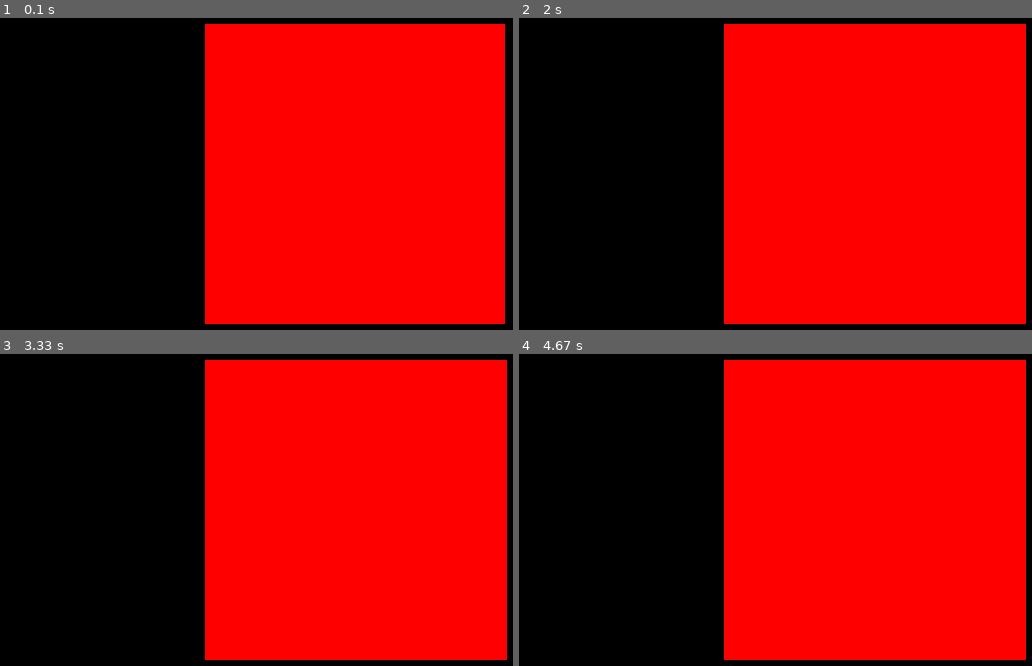
Above: before the commit, frames 1-4 (two rows, left to right).
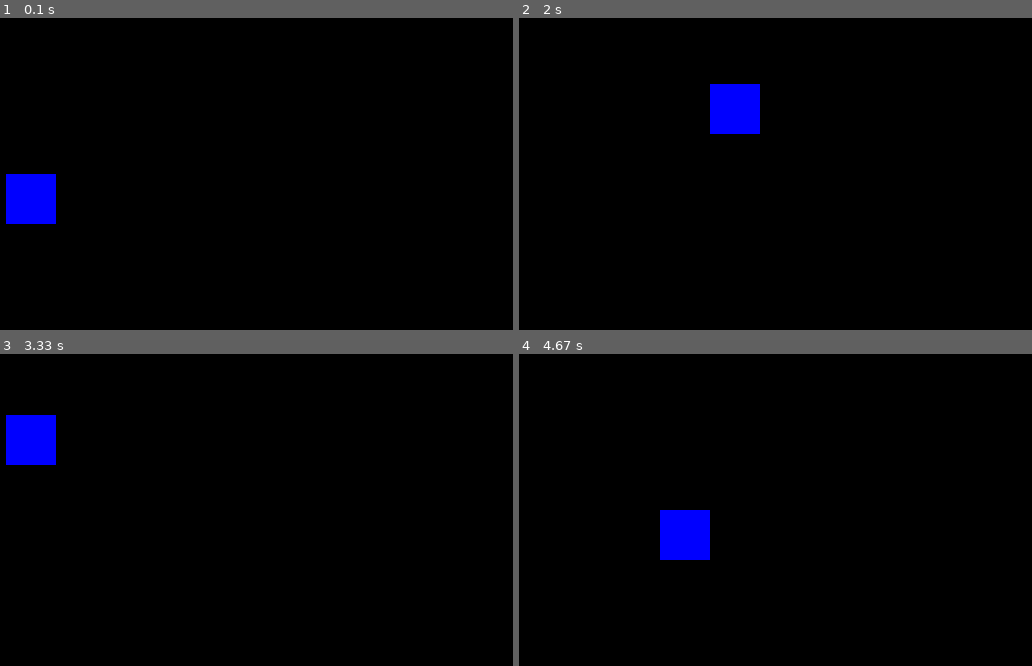
Above: after the commit, the same moments.

Repository: JoZonneveld/Peercoach
Game: pygame game, started from Python/Periode2/PyGame/Main.py
Same seed, same stepped clock (60 frames per second), same inputs: the game is played once before the commit and once after it.
Inputs:
- Up to frame 1 (0.1 s): no input
- Up to frame 2 (2 s): hold Right 0.33-0.8 s; hold Up 0.83-1.13 s; hold Right 1.17-1.63 s; hold Left from 1.67 s (still down)
- Up to frame 3 (3.33 s): release Left at 2.2 s; hold Down 2.23-2.53 s; hold Left 2.57-2.97 s; hold Up from 3 s (still down)
- Up to frame 4 (4.67 s): release Up at 3.37 s; hold Right 3.4-4.03 s; hold Down 4.07-4.43 s; hold Left from 4.47 s (still down)

The runs differ from the first frame. In frame 1, 58% of the frame differs, in the area x 1-99%, y 1-99%; in frame 2, 57%; in frame 3, 58%; in frame 4, 58%.

Commit message:
pygame finish

Diff:
--- /dev/null
+++ b/Python/Periode2/PyGame/Colors.py
@@ -0,0 +1,7 @@
+#Colors
+Black = [0, 0, 0]
+White = [255, 255, 255]
+Red = [255, 0, 0]
+Green = [0, 255, 0]
+Blue = [0, 0, 255]
+#End Colors
--- a/Python/Periode2/PyGame/Main.py
+++ b/Python/Periode2/PyGame/Main.py
@@ -1,24 +1,28 @@
-import pygame as pg
 from Rect import *
+from Colors import *
+#starting pygame
+pg.init()
+screen = pg.display.set_mode([800,600]) #window size
+pg.display.set_caption("Pygame") # Name Window
+clock = pg.time.Clock() # setting a clock
 
+Rect = Rectangle(200,300,50,50) #creating a Rect
 
-pg.init()
-screen = pg.display.set_mode([800,600])
-white = [255, 255, 255]
-red = [255, 0, 0]
-pg.display.set_caption("My program")
+running = True #loop condition
+while running:
+    for event in pg.event.get():
+        if event.type == pg.QUIT:
+            running = False
 
-rect = Rectangle(screen, red, 399,150,100,50)
-#399,150,100,50
+        if event.type == pg.KEYDOWN:
+            if event.key == pg.K_ESCAPE:
+                running = False
+    screen.fill(Black) #create background color
 
-running = True
-while running:
+    Rect.Draw(screen) #call Rect Draw
+    Rect.Update(screen) #call Rect Update
 
-    rect.Update()
+    pg.display.update() #update display
+    clock.tick(60) # set framerate
 
-    for i in pg.event.get():
-        if i.type == pg.QUIT:
-            running = False
-            quit()
-    pg.display.update()
-quit()
+quit() #quit the code
--- a/Python/Periode2/PyGame/Rect.py
+++ b/Python/Periode2/PyGame/Rect.py
@@ -1,20 +1,22 @@
 import pygame as pg
+from Colors import *
 class Rectangle:
-    def __init__(self, screen, color, x, y, w, h):
-        self.Screen = screen
-        self.Color = color
-        self.X = x
-        self.Y = y
-        self.W = w
-        self.H = h
+    def __init__(self, x, y, w, h): #constructor
+        self.Rect = pg.rect.Rect((x, y, w, h)) #create rectangle
 
-    def Update(self):
-        for i in pg.event.get():
-            if i.type == pg.QUIT:
-                running = False
-            if i.type == pg.KEYDOWN:
-                if i.key == pg.K_LEFT:
-                    self.X -= 1
-                if i.key == pg.K_RIGHT:
-                    self.X += 1
-        pg.draw.rect(self.Screen, self.Color, (self.X, self.Y, 300, 300))
+    def Update(self, screen):
+        # print(x, y)
+        key = pg.key.get_pressed()
+        if key[pg.K_LEFT]:
+            if self.Rect.left - 10 >= 0:
+                self.Rect.move_ip(-5, 0)
+        if key[pg.K_RIGHT]:
+            self.Rect.move_ip(5, 0)
+        if key[pg.K_UP]:
+            if self.Rect.top - 10 >= 0:
+                self.Rect.move_ip(0, -5)
+        if key[pg.K_DOWN]:
+            self.Rect.move_ip(0, 5)
+
+    def Draw(self, screen):
+        pg.draw.rect(screen, Blue, self.Rect)
